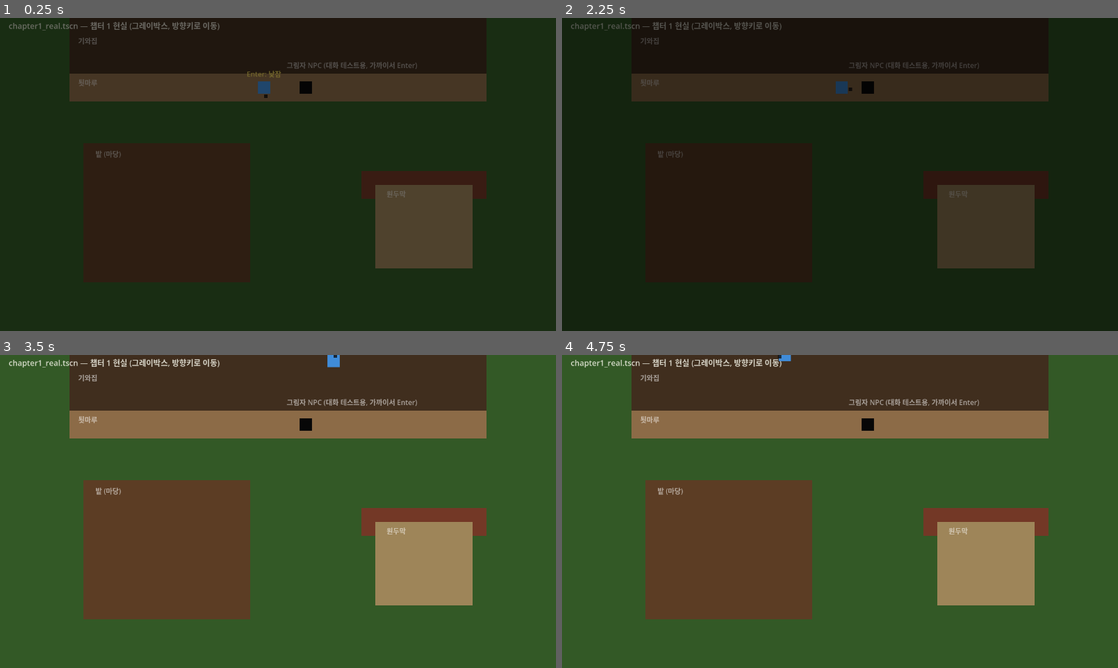
Above: before the commit, frames 1-4 (two rows, left to right).
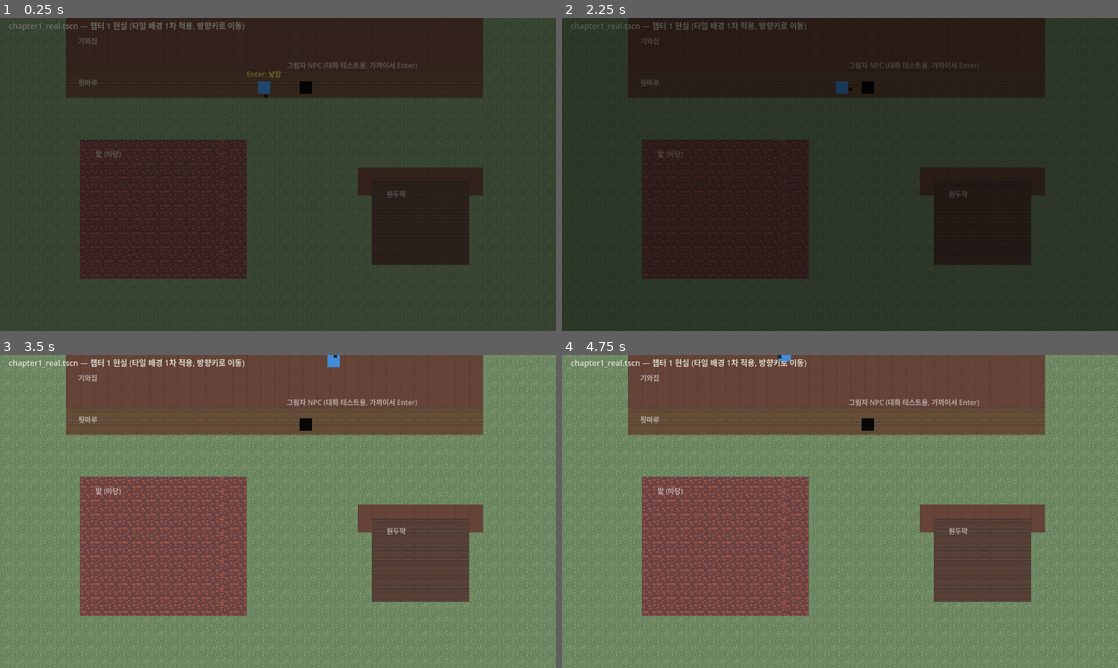
Above: after the commit, the same moments.

Repository: YGseok/ProjectS
Game: Godot game, scene res://scenes/chapter1_real.tscn
The game is run twice, just before and just after one commit, with the same random seed, the same clock (stepped at 60 frames per second) and the same inputs.
Inputs (mouse positions are in pixels of both pictures, inside the frame that each line leads up to):
- Up to frame 1 (0.25 s): no input
- Up to frame 2 (2.25 s): tap Enter (ui_accept) at 0.5, 0.77, 1.52 s; move the mouse to (962, 158) at 0.52 s; hold Right (ui_right) 0.53-1.28 s; click (962, 158) at 0.67 s; move the mouse to (728, 190) at 1.27 s; hold Down (ui_down) 1.28-2.03 s; move the mouse to (895, 105) at 2.02 s; hold Right (ui_right) from 2.03 s (still down)
- Up to frame 3 (3.5 s): move the mouse to (250, 574) at 2.77 s; release Right (ui_right) at 2.78 s; hold Up (ui_up) from 2.78 s (still down); click (250, 574) at 2.92 s; tap Enter (ui_accept) at 3.02 s
- Up to frame 4 (4.75 s): move the mouse to (1006, 558) at 3.52 s; release Up (ui_up) at 3.53 s; hold Left (ui_left) from 3.53 s (still down); tap Enter (ui_accept) at 3.77, 4.52 s; move the mouse to (673, 464) at 4.27 s

The runs differ from the first frame. In frame 1, 70% of the frame differs, in the area x 0-100%, y 0-100%; in frame 2, 25%; in frame 3, 98%; in frame 4, 98%.

Commit message:
Apply main_tileset to chapter1_real.tscn, replacing the grey-box
Swap the ColorRect placeholders (house wall, porch, field, gazebo) for
a TileMapLayer painted by chapter1_real_background.gd, keeping the same
grid positions. Verified via QA screenshot and the existing automated
dialogue/movement test suite (all 11 checks still pass).

Diff:
--- a/scenes/chapter1_real.tscn
+++ b/scenes/chapter1_real.tscn
@@ -1,9 +1,11 @@
-[gd_scene load_steps=6 format=3 uid="uid://chapter1_real_scene"]
+[gd_scene load_steps=8 format=3 uid="uid://chapter1_real_scene"]
 
 [ext_resource type="Script" path="res://scripts/player.gd" id="1_player"]
 [ext_resource type="PackedScene" path="res://scenes/common/FadeOverlay.tscn" id="2_fade"]
 [ext_resource type="PackedScene" path="res://scenes/common/InteractTrigger.tscn" id="3_trigger"]
 [ext_resource type="PackedScene" path="res://scenes/common/ShadowNPC.tscn" id="4_shadow_npc"]
+[ext_resource type="TileSet" path="res://assets/tiles/main/main_tileset.tres" id="5_tileset"]
+[ext_resource type="Script" path="res://scripts/chapter1_real_background.gd" id="6_background"]
 
 [sub_resource type="LabelSettings" id="LabelSettings_title"]
 font_size = 18
@@ -15,52 +17,16 @@
 
 [node name="Chapter1Real" type="Node2D"]
 
-[node name="Ground" type="ColorRect" parent="."]
-offset_right = 1280.0
-offset_bottom = 720.0
-color = Color(0.2, 0.35, 0.15, 1)
-
-[node name="HouseWall" type="ColorRect" parent="."]
-offset_left = 160.0
-offset_top = 0.0
-offset_right = 1120.0
-offset_bottom = 128.0
-color = Color(0.25, 0.18, 0.12, 1)
-
-[node name="Porch" type="ColorRect" parent="."]
-offset_left = 160.0
-offset_top = 128.0
-offset_right = 1120.0
-offset_bottom = 192.0
-color = Color(0.55, 0.42, 0.28, 1)
-
-[node name="Field" type="ColorRect" parent="."]
-offset_left = 192.0
-offset_top = 288.0
-offset_right = 576.0
-offset_bottom = 608.0
-color = Color(0.36, 0.24, 0.14, 1)
-
-[node name="GazeboRoof" type="ColorRect" parent="."]
-offset_left = 832.0
-offset_top = 352.0
-offset_right = 1120.0
-offset_bottom = 416.0
-color = Color(0.45, 0.22, 0.15, 1)
-
-[node name="GazeboBase" type="ColorRect" parent="."]
-offset_left = 864.0
-offset_top = 384.0
-offset_right = 1088.0
-offset_bottom = 576.0
-color = Color(0.62, 0.52, 0.35, 1)
+[node name="Background" type="TileMapLayer" parent="."]
+tile_set = ExtResource("5_tileset")
+script = ExtResource("6_background")
 
 [node name="TitleLabel" type="Label" parent="."]
 offset_left = 20.0
 offset_top = 4.0
 offset_right = 1000.0
 offset_bottom = 28.0
-text = "chapter1_real.tscn — 챕터 1 현실 (그레이박스, 방향키로 이동)"
+text = "chapter1_real.tscn — 챕터 1 현실 (타일 배경 1차 적용, 방향키로 이동)"
 label_settings = SubResource("LabelSettings_title")
 
 [node name="HouseLabel" type="Label" parent="."]
--- /dev/null
+++ b/scripts/chapter1_real_background.gd
@@ -0,0 +1,41 @@
+extends TileMapLayer
+## 챕터 1 현실 배경 — assets/tiles/main/main_tileset.tres 타일로 채운다.
+## 좌표는 기존 그레이박스 ColorRect들과 동일한 위치를 32px 그리드로 옮긴 것
+## (scenes/chapter1_real.tscn 참고). source 0 = A4(벽), source 1 = A5(바닥/지면).
+
+const GRASS := Vector2i(0, 8)
+const DIRT := Vector2i(1, 8)
+const WOOD_LIGHT := Vector2i(0, 5)
+const WOOD_MED := Vector2i(1, 5)
+const WALL := Vector2i(2, 10)
+
+func _ready() -> void:
+	# 마당(잔디) 전체
+	for c in range(0, 40):
+		for r in range(0, 23):
+			set_cell(Vector2i(c, r), 1, GRASS)
+
+	# 기와집 벽 (x160-1120, y0-128 -> col5-34, row0-3)
+	for c in range(5, 35):
+		for r in range(0, 4):
+			set_cell(Vector2i(c, r), 0, WALL)
+
+	# 툇마루 (x160-1120, y128-192 -> col5-34, row4-5)
+	for c in range(5, 35):
+		for r in range(4, 6):
+			set_cell(Vector2i(c, r), 1, WOOD_LIGHT)
+
+	# 밭 (x192-576, y288-608 -> col6-17, row9-18)
+	for c in range(6, 18):
+		for r in range(9, 19):
+			set_cell(Vector2i(c, r), 1, DIRT)
+
+	# 원두막 지붕 (x832-1120, y352-416 -> col26-34, row11-12)
+	for c in range(26, 35):
+		for r in range(11, 13):
+			set_cell(Vector2i(c, r), 0, WALL)
+
+	# 원두막 바닥 (x864-1088, y384-576 -> col27-33, row12-17)
+	for c in range(27, 34):
+		for r in range(12, 18):
+			set_cell(Vector2i(c, r), 1, WOOD_MED)
Not shown, added: scripts/chapter1_real_background.gd.uid
Not shown, changed: docs/STATUS.md
